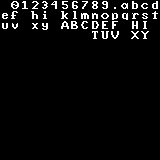
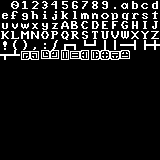
Revision of a layered 160 x 160 image; what changed, layer by layer:
painted on "Background" over [0, 11, 160, 60]
